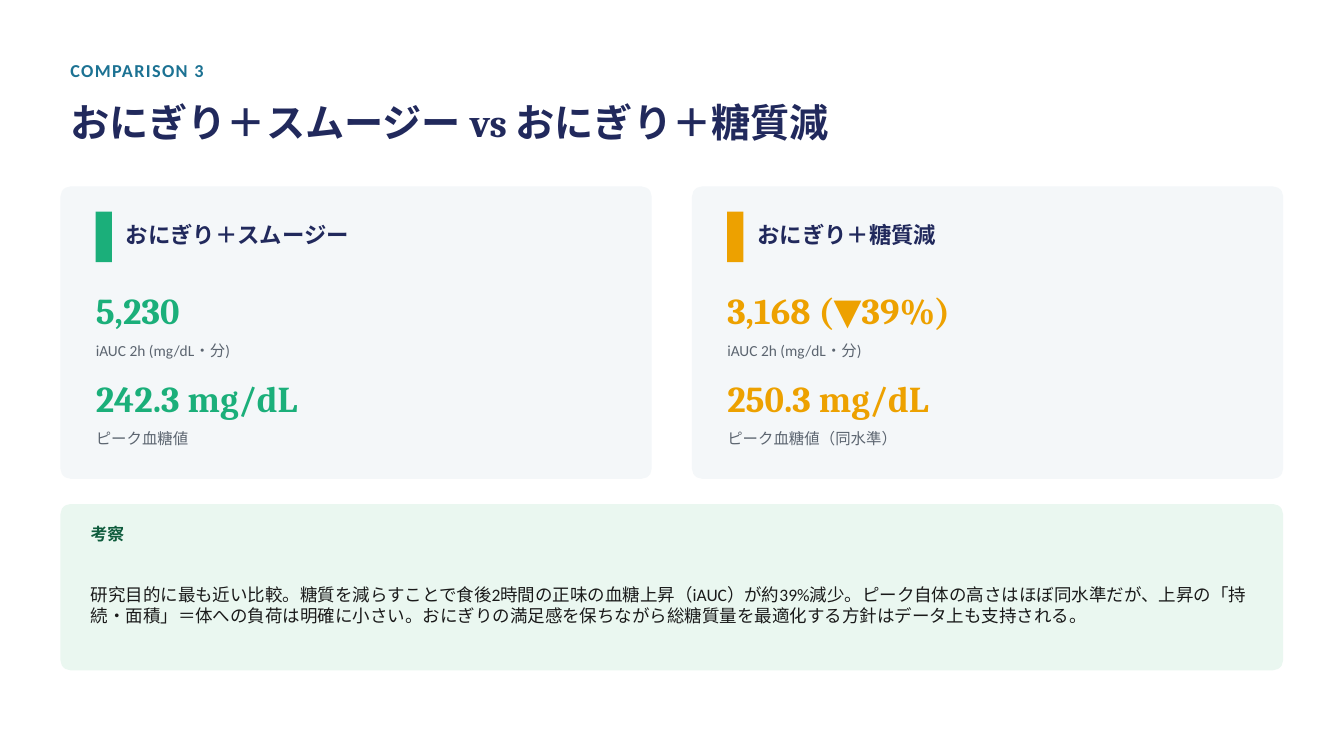
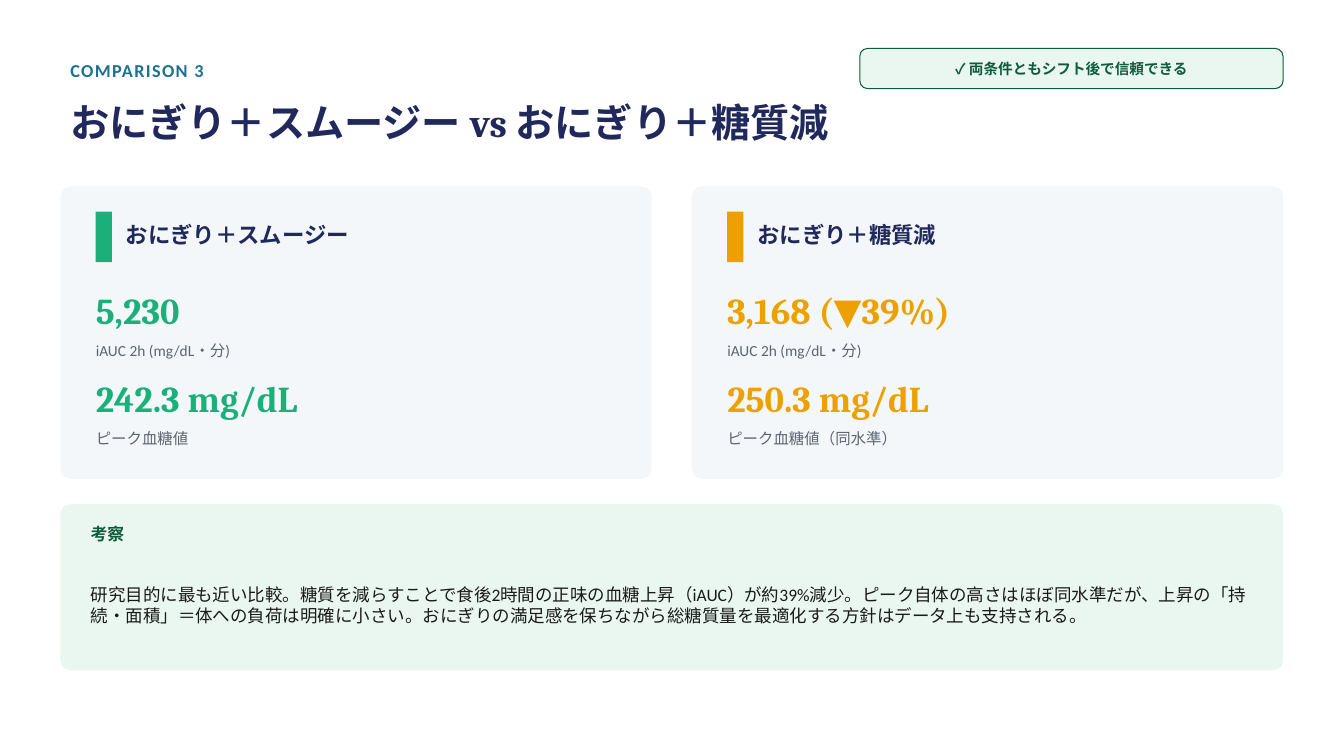
Before and after one commit to atsuh2022-ux/AK, a slide deck: slide 11 of analysis/slides/血糖値比較分析.pptx (slide 9 before the commit). Drawn at 1344x756 pixels with LibreOffice and Linux fonts; fonts in the diff are those of the drawing. Boxes give left, top, right and bottom in pixels: in the first picture for what was removed or moved away, otherwise in the second. Text is boxed around its words. In the diff, an @@ line names an element or a change of style, - is before the commit and + after.

```diff
--- a/analysis/slides/血糖値比較分析.pptx
+++ b/analysis/slides/血糖値比較分析.pptx
@@ rounded rectangle added at bbox=[860, 48, 1284, 89], fill #EAF7F0, outline #0F5C3D 0.75 pt @@
@@ text added at bbox=[969, 61, 1188, 76], 10.5 pt, text #0F5C3D, bold @@
+✓ 両条件ともシフト後で信頼できる
```
Also in this commit, not shown: 8 other slides changed, 2 slides added, 9 other files.
